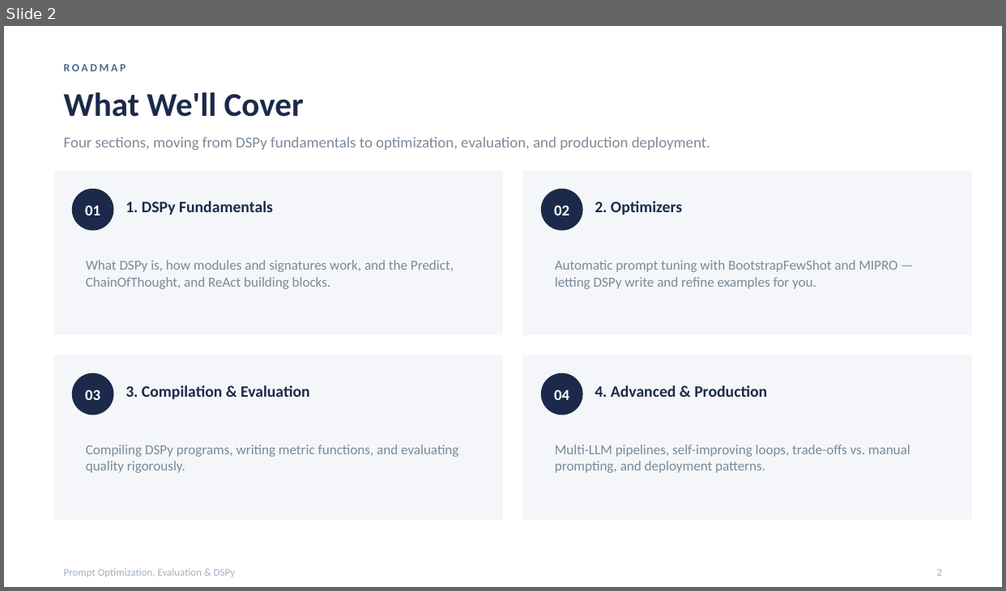
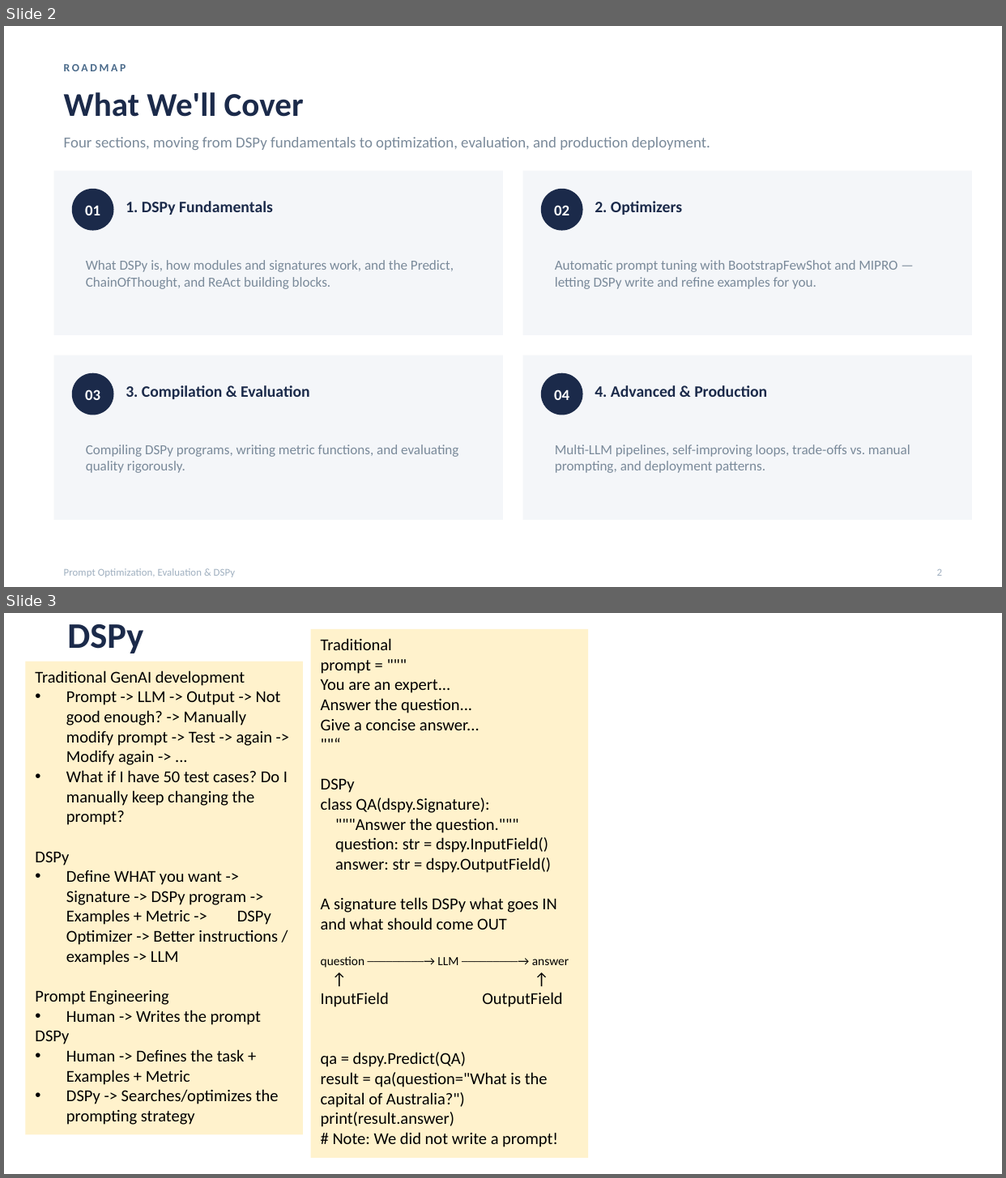
Before and after one commit to atulkahatecdac/genai, a slide deck: Module8_Demo_v1.0/Module8_Prompt_Optimization_DSPy.pptx. Shown one above the other, each under a label of ours: slide 2 before the commit, slides 2 and 3 after it. The pictures are 1006x591 and 1006x1178 pixels, drawn with LibreOffice and Linux fonts; fonts in the diff are those of the drawing. Boxes give left, top, right and bottom in pixels: in the first picture for what was removed or moved away, otherwise in the second. Text is boxed around its words. In the diff, an @@ line names an element or a change of style, - is before the commit and + after.

```diff
--- a/Module8_Demo_v1.0/Module8_Prompt_Optimization_DSPy.pptx
+++ b/Module8_Demo_v1.0/Module8_Prompt_Optimization_DSPy.pptx
@@ slide 3 added at [4, 613, 1002, 1174], background #FFFFFF @@
@@ text added at [67, 624, 143, 653], 26 pt, text #1B2A4A, bold @@
+DSPy
@@ rectangle added at [310, 629, 588, 1158], fill #FFF2CC, 12 pt, text #000000 @@
+Traditional
+prompt = """
+You are an expert...
+Answer the question...
+Give a concise answer...
+""“
+DSPy
+class QA(dspy.Signature):
+"""Answer the question."""
+question: str = dspy.InputField()
+answer: str = dspy.OutputField()
+A signature tells DSPy what goes IN and what should come OUT
+question ─────────→ LLM ─────────→ answer
+↑ ↑
+InputField OutputField
+qa = dspy.Predict(QA)
+result = qa(question="What is the capital of Australia?")
+print(result.answer)
+# Note: We did not write a prompt!
@@ rectangle added at [25, 661, 302, 1135], fill #FFF2CC, 12 pt, text #000000 @@
+Traditional GenAI development
+• Prompt -> LLM -> Output -> Not good enough? -> Manually modify prompt -> Test -> again -> Modify again -> ...
+• What if I have 50 test cases? Do I manually keep changing the prompt?
+DSPy
+• Define WHAT you want -> Signature -> DSPy program -> Examples + Metric -> DSPy Optimizer -> Better instructions / examples -> LLM
+Prompt Engineering
+• Human -> Writes the prompt
+DSPy
+• Human -> Defines the task + Examples + Metric
+• DSPy -> Searches/optimizes the prompting strategy
```
Also in this commit, not shown: 3 other files.
